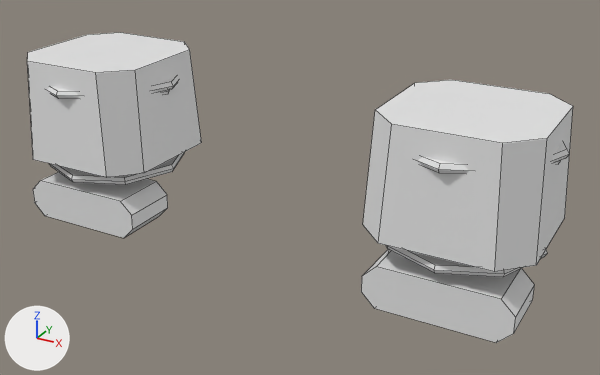
An edit to the FBX model roblox/art/armor/gloves_healer_s5.fbx, drawn before and after from the same camera.
Both versions are drawn from a 50 mm lens placed at (2.96, -4.97, 1.47), pointed at (0.21, 0.03, -1.03). The axes (+X, +Y, +Z) are drawn at lower left. The lights are the same throughout. The first picture is the older version. Mesh edges are drawn as thin lines. Where no turn or scale is listed for an object, it has been applied to the vertices.

The older version as bpy lines, for what is in view:
```python
ob_bracer_l_body = bpy.data.objects.new('Bracer_L_Body', me_bracer_l_body)
ob_bracer_l_body.location = (-1.5, 0.0, -0.69)
ob_bracer_r_body = bpy.data.objects.new('Bracer_R_Body', me_bracer_r_body)
ob_bracer_r_body.location = (1.5, 0.0, -0.69)
ob_glove_l_inner = bpy.data.objects.new('Glove_L_Inner', me_glove_l_inner)
ob_glove_l_inner.location = (-1.5, 0.0, -1.37)
ob_glove_r_inner = bpy.data.objects.new('Glove_R_Inner', me_glove_r_inner)
ob_glove_r_inner.location = (1.5, 0.0, -1.37)
```
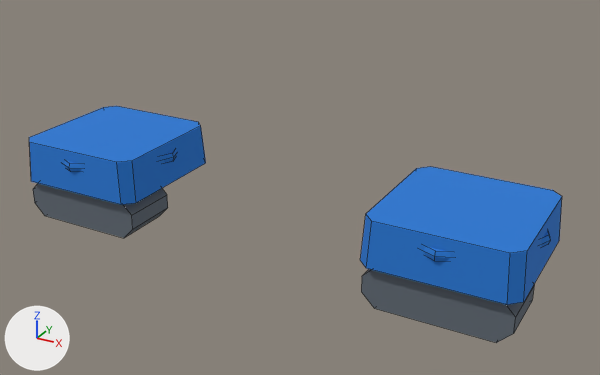
Where the change shows, as pixel boxes [x1, y1, x2, y2] in the pictures (600 x 375 px):
'Bracer_R_Body', deleted
    before: [363, 80, 573, 277]
'Bracer_L_Body', deleted
    before: [27, 32, 202, 185]
'Bracer_R_Band', added (blue)
    after: [360, 167, 562, 305]
'Bracer_L_Band', added (blue)
    after: [29, 106, 206, 205]
'Glove_R_Inner', recoloured (white to greyish blue)
    both: [361, 269, 535, 343]
'Glove_L_Inner', recoloured (white to greyish blue)
    both: [33, 183, 168, 238]

What the commit changed:
Material 'gloves_healer_s5_Glove_R_Inner' (mat_gloves_healer_s5_glove_r_inner) changes colour from white #e7e7e7 to greyish blue #626b75; in linear values from (0.8, 0.8, 0.8) to (0.122, 0.147, 0.178).
Material 'gloves_healer_s5_Glove_L_Inner' (mat_gloves_healer_s5_glove_l_inner) changes colour from white #e7e7e7 to greyish blue #626b75; in linear values from (0.8, 0.8, 0.8) to (0.122, 0.147, 0.178).
Material 'gloves_healer_s5_Bracer_R_Band' (mat_gloves_healer_s5_bracer_r_band) is new.
Its base color is (0.0176, 0.188, 0.658) (blue #2478d4).
Its roughness is 1.0.
Material 'gloves_healer_s5_Bracer_L_Band' (mat_gloves_healer_s5_bracer_l_band) is new.
Its base color is (0.0176, 0.188, 0.658) (blue #2478d4).
Its roughness is 1.0.
Mesh me_bracer_r_band is new.
It has 40 vertices, 28 faces and spans x -0.576..0.576, y -0.576..0.576, z -0.52..-0.18.
It uses material mat_gloves_healer_s5_bracer_r_band (blue #2478d4).
Mesh me_bracer_l_band is new.
It has 40 vertices, 28 faces and spans x -0.576..0.576, y -0.576..0.576, z -0.52..-0.18.
It uses material mat_gloves_healer_s5_bracer_l_band (blue #2478d4).
Object 'Bracer_R_Body' (ob_bracer_r_body) is deleted.
Object 'Bracer_L_Body' (ob_bracer_l_body) is deleted.
Object 'Bracer_R_Band' (ob_bracer_r_band) is new; it shows me_bracer_r_band.
Its location is (1.5, 0.0, -0.69).
Object 'Bracer_L_Band' (ob_bracer_l_band) is new; it shows me_bracer_l_band.
Its location is (-1.5, 0.0, -0.69).
